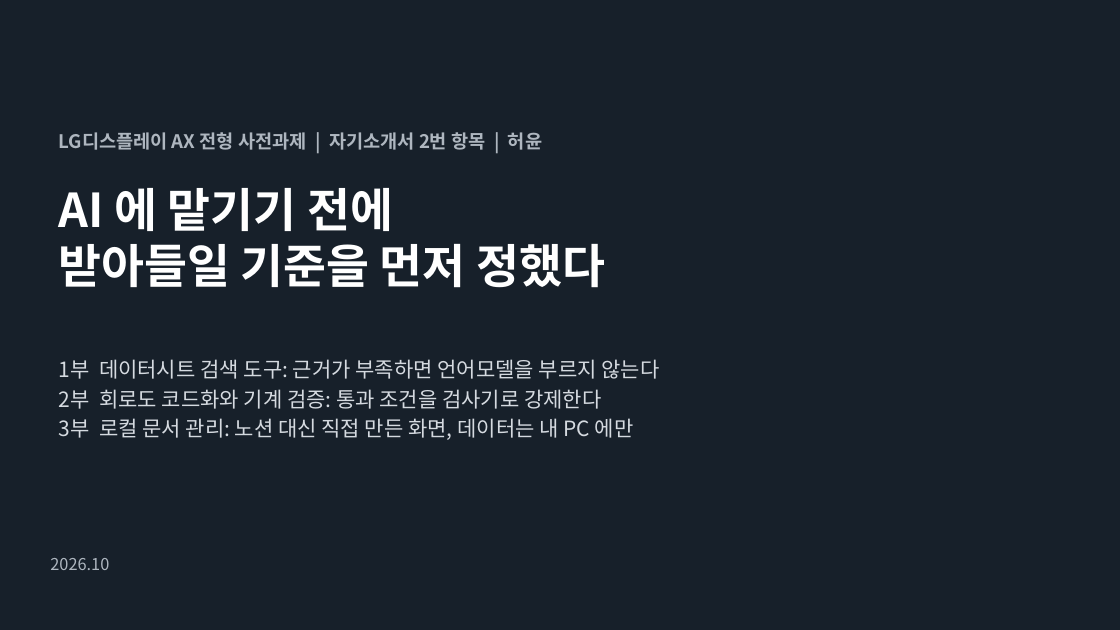
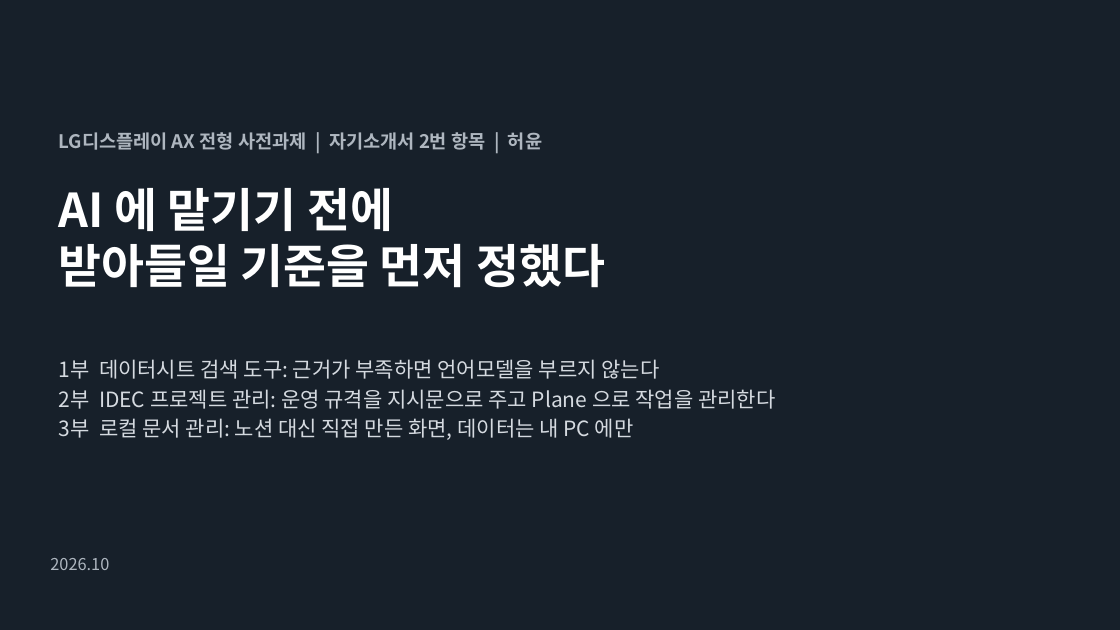
Before and after one commit to hwy-10/lgd-ax-portfolio, a slide deck: slide 1 of 발표자료.pptx. Drawn at 1120x630 pixels with LibreOffice and Linux fonts; fonts in the diff are those of the drawing. Boxes give left, top, right and bottom in pixels: in the first picture for what was removed or moved away, otherwise in the second. Text is boxed around its words. In the diff, an @@ line names an element or a change of style, - is before the commit and + after.

```diff
--- a/발표자료.pptx
+++ b/발표자료.pptx
@@ text at (x1=59, y1=389, x2=775, y2=409): text changed @@
-2부 회로도 코드화와 기계 검증: 통과 조건을 검사기로 강제한다
+2부 IDEC 프로젝트 관리: 운영 규격을 지시문으로 주고 Plane 으로 작업을 관리한다
```
Also in this commit, not shown: 4 other slides changed, 1 slide added, 18 slides removed, 3 other files.
